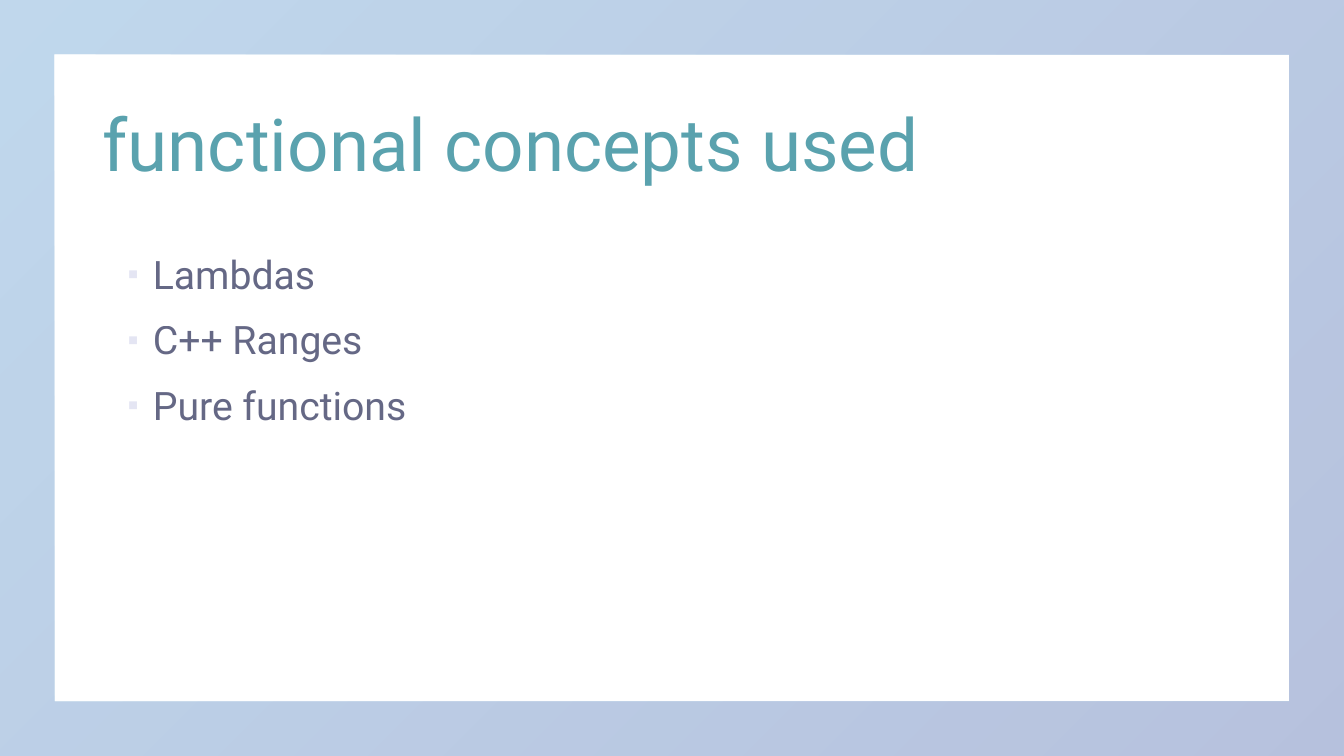
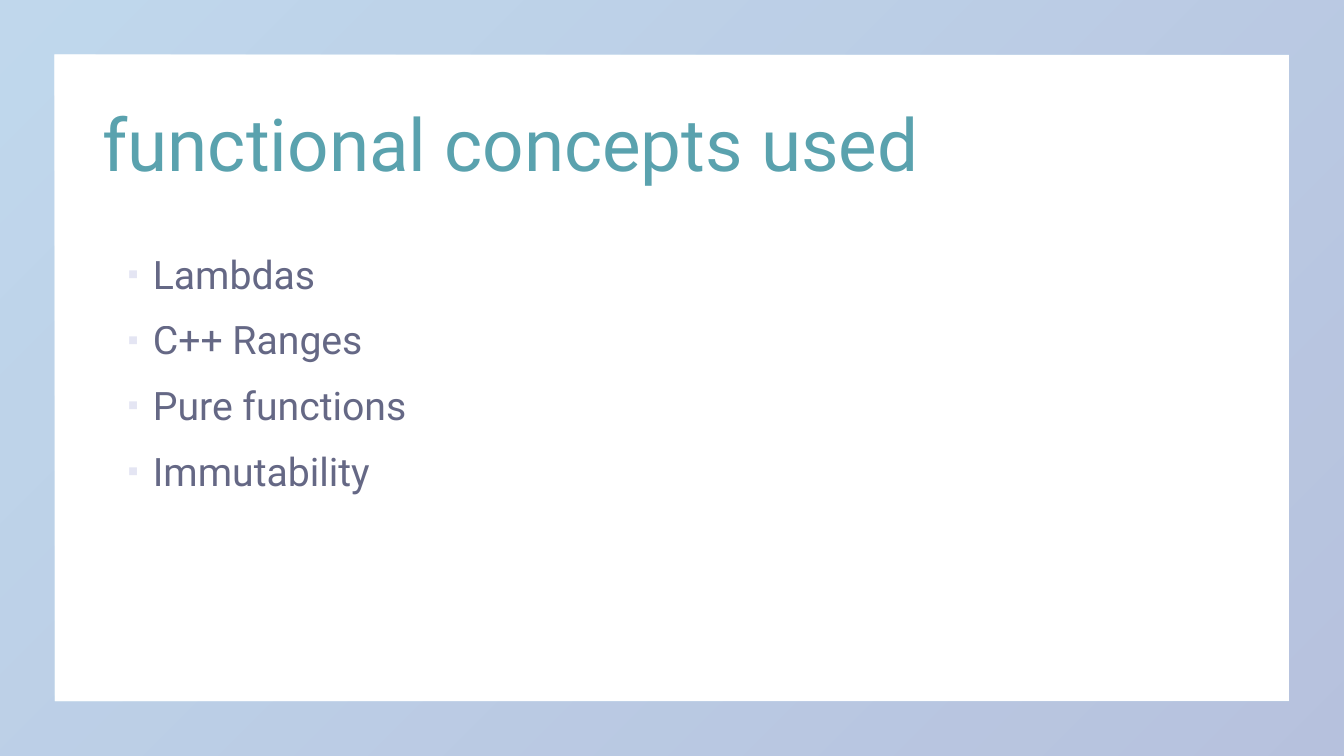
Before and after one commit to jakobfriedl/word-count, a slide deck: slide 7 of docs/WordCount-Friedl-Haider.pptx. Drawn at 1344x756 pixels with LibreOffice and Linux fonts; fonts in the diff are those of the drawing. Boxes give left, top, right and bottom in pixels: in the first picture for what was removed or moved away, otherwise in the second. Text is boxed around its words. In the diff, an @@ line names an element or a change of style, - is before the commit and + after.

```diff
--- a/docs/WordCount-Friedl-Haider.pptx
+++ b/docs/WordCount-Friedl-Haider.pptx
@@ text at <box>153,456,370,495</box>: paragraph added @@
+▪ Immutability
```
Also in this commit, not shown: 4 other slides changed, 1 slide added, 2 other files.
